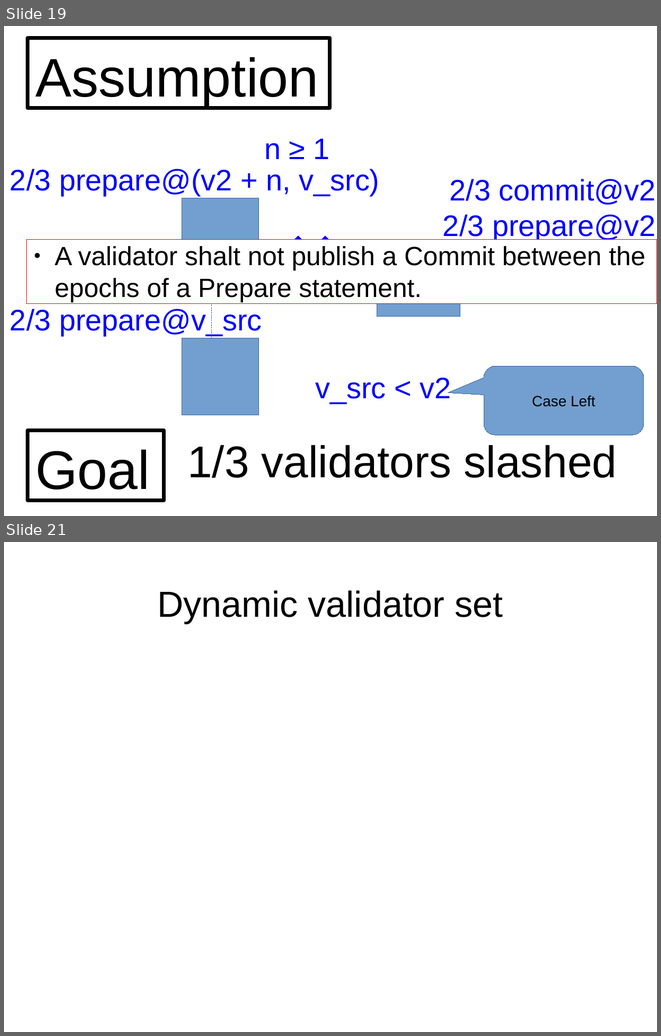
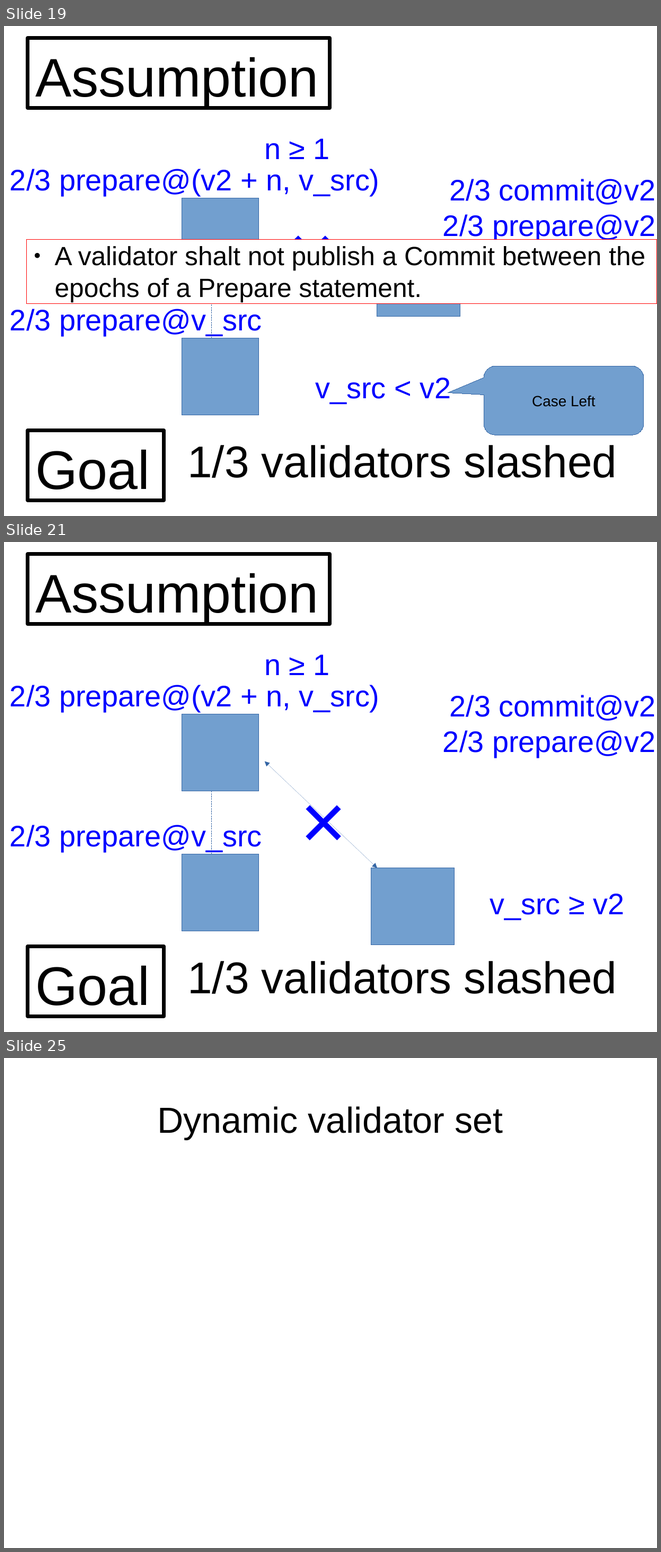
Before and after one commit to palmskog/pos, a slide deck: slide.odp. Shown one above the other, each under a label of ours: slides 19 and 21 before the commit, slides 19, 21 and 25 after it; the slides between them are not shown. The pictures are 661x1036 and 661x1552 pixels, drawn with LibreOffice and Linux fonts; fonts in the diff are those of the drawing. Boxes give left, top, right and bottom in pixels: in the first picture for what was removed or moved away, otherwise in the second. Text is boxed around its words. In the diff, an @@ line names an element or a change of style, - is before the commit and + after.

```diff
--- a/slide.odp
+++ b/slide.odp
@@ slide 21 added at (4,542,657,1032), background #FFFFFF @@
@@ rectangle added at (28,554,330,624), outline #000000 4.31 pt, 66 pt, text #000000 @@
+Assumption
@@ text added at (264,654,330,675), 36 pt, text #0000FF @@
+n ≥ 1
@@ text added at (10,685,379,712), 36 pt, text #0000FF @@
+2/3 prepare@(v2 + n, v_src)
@@ text added at (443,695,656,757), 36 pt, text #0000FF @@
+2/3 commit@v2
+2/3 prepare@v2
@@ rectangle added at (182,714,259,791), fill #729FCF, outline #3465A4 0 pt @@
@@ double arrow added from (265, 761) to (377, 868), #3465A4 0 pt @@
@@ text added at (282,767,365,874), 96 pt, text #0000FF @@
+×
@@ line added from (211, 791) to (211, 854), #3465A4 0 pt @@
@@ text added at (10,823,262,852), 36 pt, text #0000FF @@
+2/3 prepare@v_src
@@ rectangle added at (182,854,259,930), fill #729FCF, outline #3465A4 0 pt @@
@@ rectangle added at (371,868,454,945), fill #729FCF, outline #3465A4 0 pt @@
@@ text added at (489,893,624,919), 36 pt, text #0000FF @@
+v_src ≥ v2
@@ rectangle added at (28,946,164,1016), outline #000000 4.31 pt, 66 pt, text #000000 @@
+Goal
@@ text added at (187,961,617,994), 54 pt, text #000000 @@
+1/3 validators slashed
@@ what was slide 21 is now slide 25 @@
```
Also in this commit, not shown: 3 other slides added.
